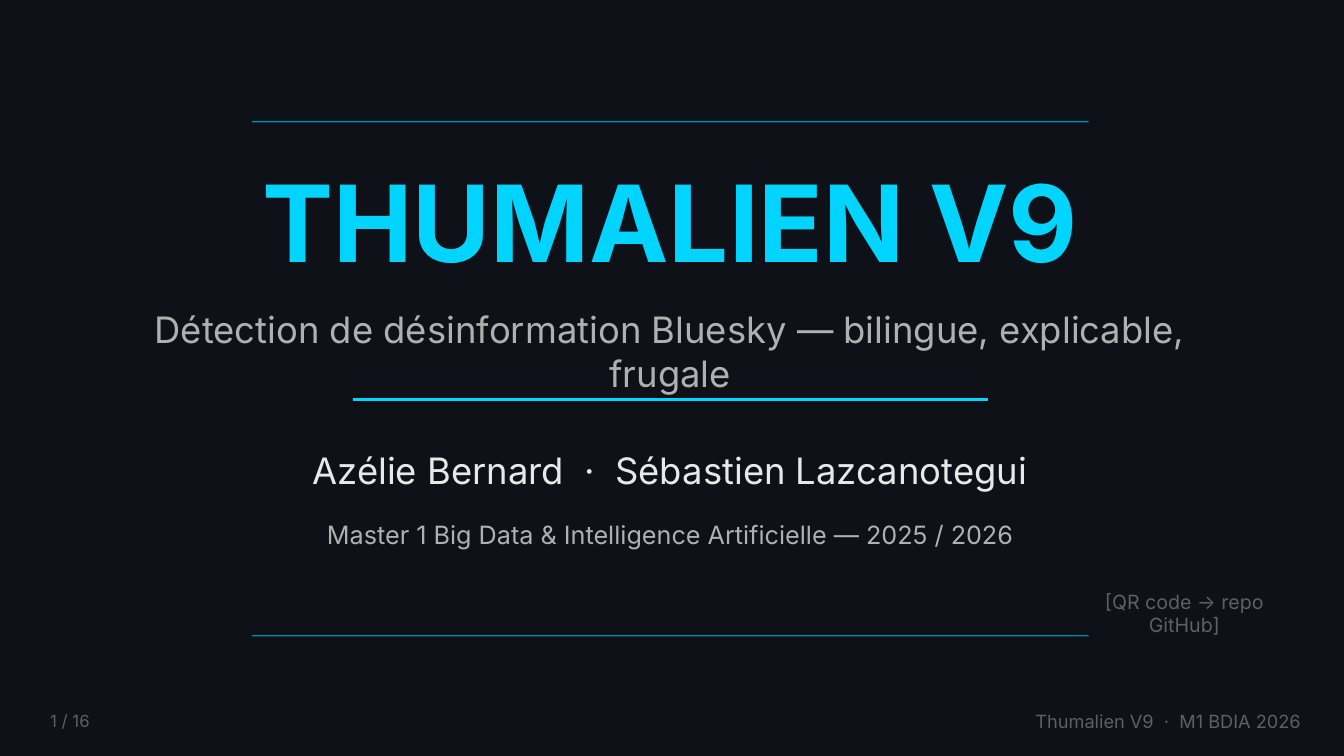
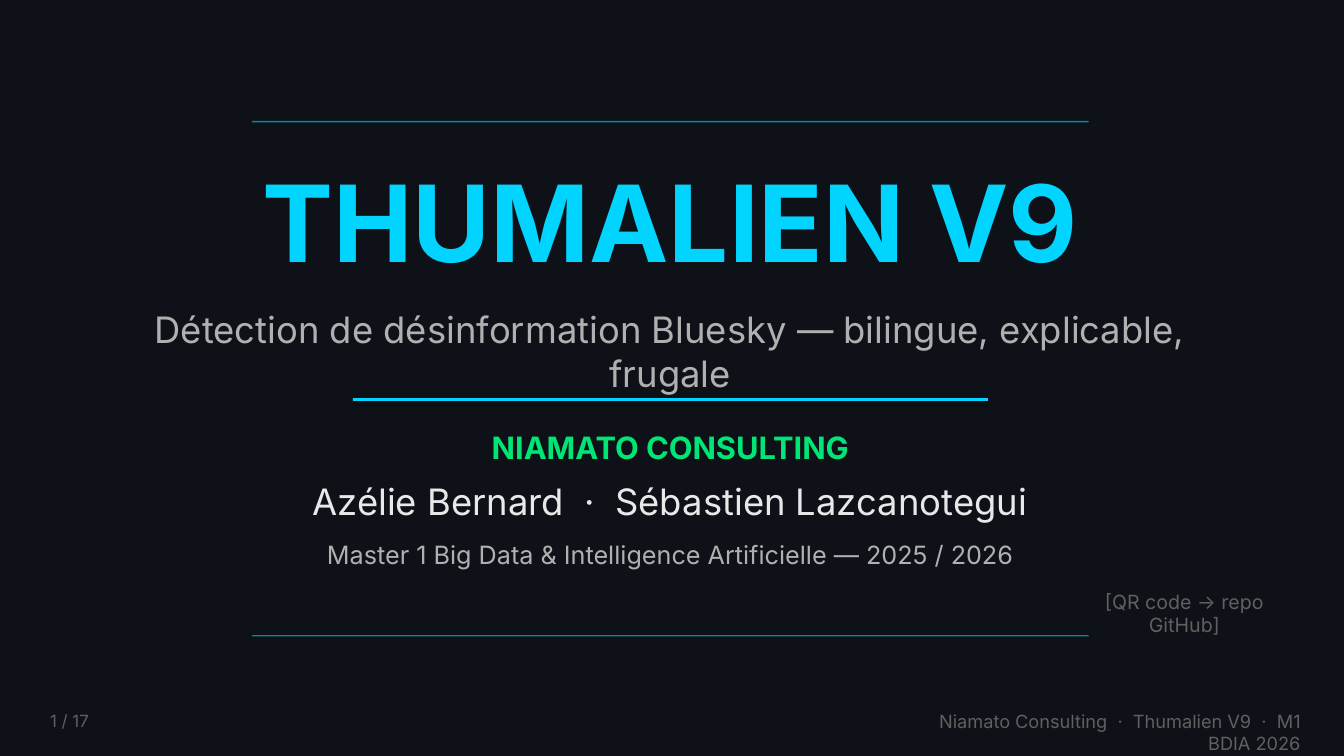
Before and after one commit to azelbanks/projet_etude, a slide deck: slide 1 of video_mvp/Thumalien_V9_slides.pptx. Drawn at 1344x756 pixels with LibreOffice and Linux fonts; fonts in the diff are those of the drawing. Boxes give left, top, right and bottom in pixels: in the first picture for what was removed or moved away, otherwise in the second. Text is boxed around its words. In the diff, an @@ line names an element or a change of style, - is before the commit and + after.

Commit message:
feat(video): script v3 client + slide ROI + Niamato Consulting
Audit complet cahier des charges, 7 corrections:
- Ajout Niamato Consulting (entreprise) dans slides, footer, bandeaux
- Nouvelle slide ROI (temps x10, volume x200, risque -67%, cout ~0)
- Script v3 reframe "client" (plus "jury academique")
- Section contexte client + besoin business ajoutee
- Numerotation slides synchro script<->PPTX (17 slides)
- Architecture: mention "Donnees -> IA -> Decision" explicite
- Valorisation dataviz dans section demo dashboard
- Inclusion fichiers pre-tournage, Q&R defensif, specs keynote

```diff
--- a/video_mvp/Thumalien_V9_slides.pptx
+++ b/video_mvp/Thumalien_V9_slides.pptx
@@ text added at (x1=492, y1=436, x2=849, y2=460), 22 pt, text #00E676, bold @@
+NIAMATO CONSULTING
@@ text "Azélie Bernard · Sébastien Lazcanotegui" moved from (x1=312, y1=456, x2=1027, y2=492) to (x1=312, y1=487, x2=1027, y2=523) @@
@@ text "Master 1 Big Data & ..." moved from (x1=327, y1=525, x2=1013, y2=549) to (x1=327, y1=545, x2=1013, y2=569) @@
@@ text at (x1=50, y1=715, x2=88, y2=727): text changed @@
-1 / 16
+1 / 17
@@ text at (x1=939, y1=714, x2=1301, y2=750): text changed @@
-Thumalien V9 · M1 BDIA 2026
+Niamato Consulting · Thumalien V9 · M1 BDIA 2026
```
Also in this commit, not shown: 14 other slides changed, 1 slide added, 6 other files.
